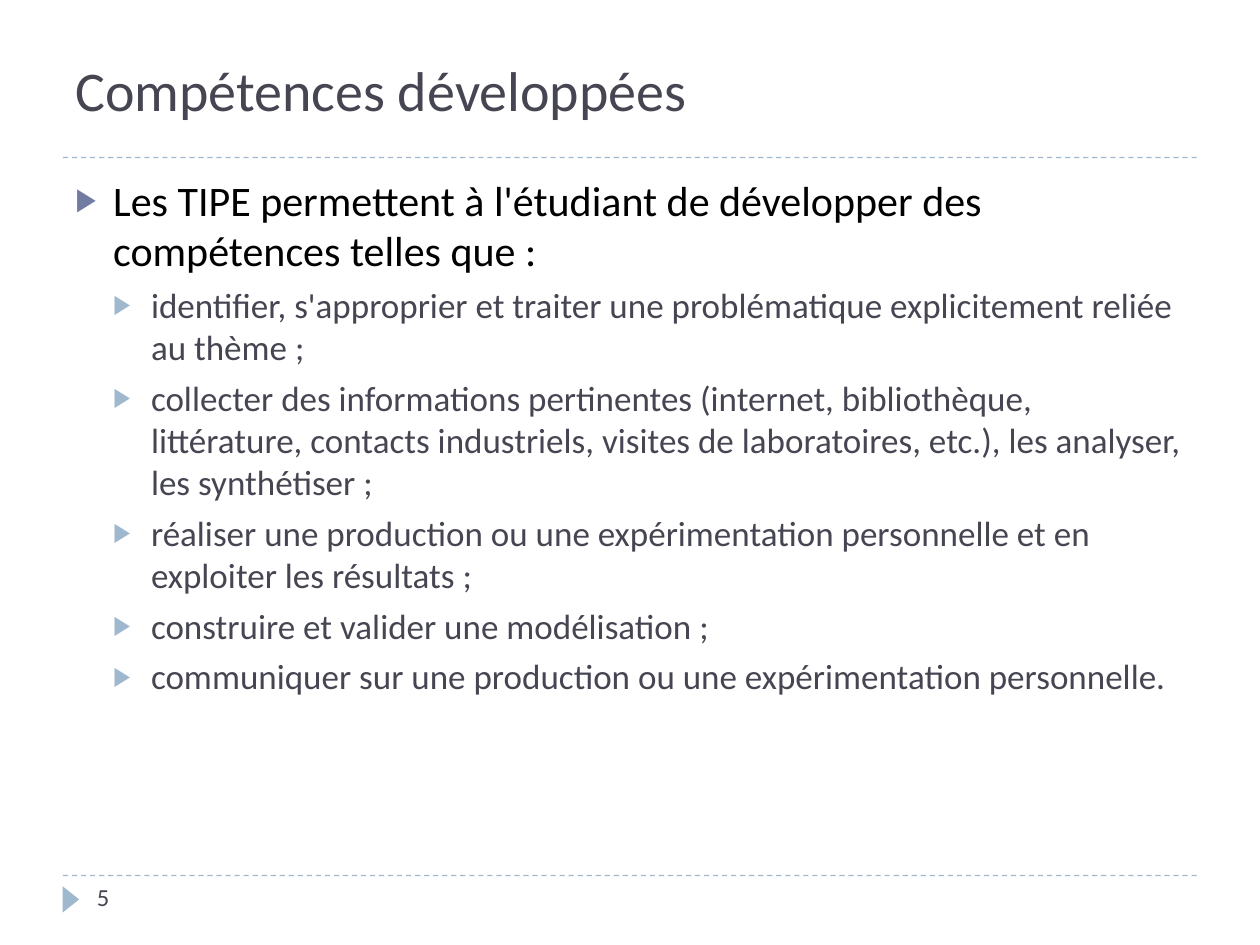
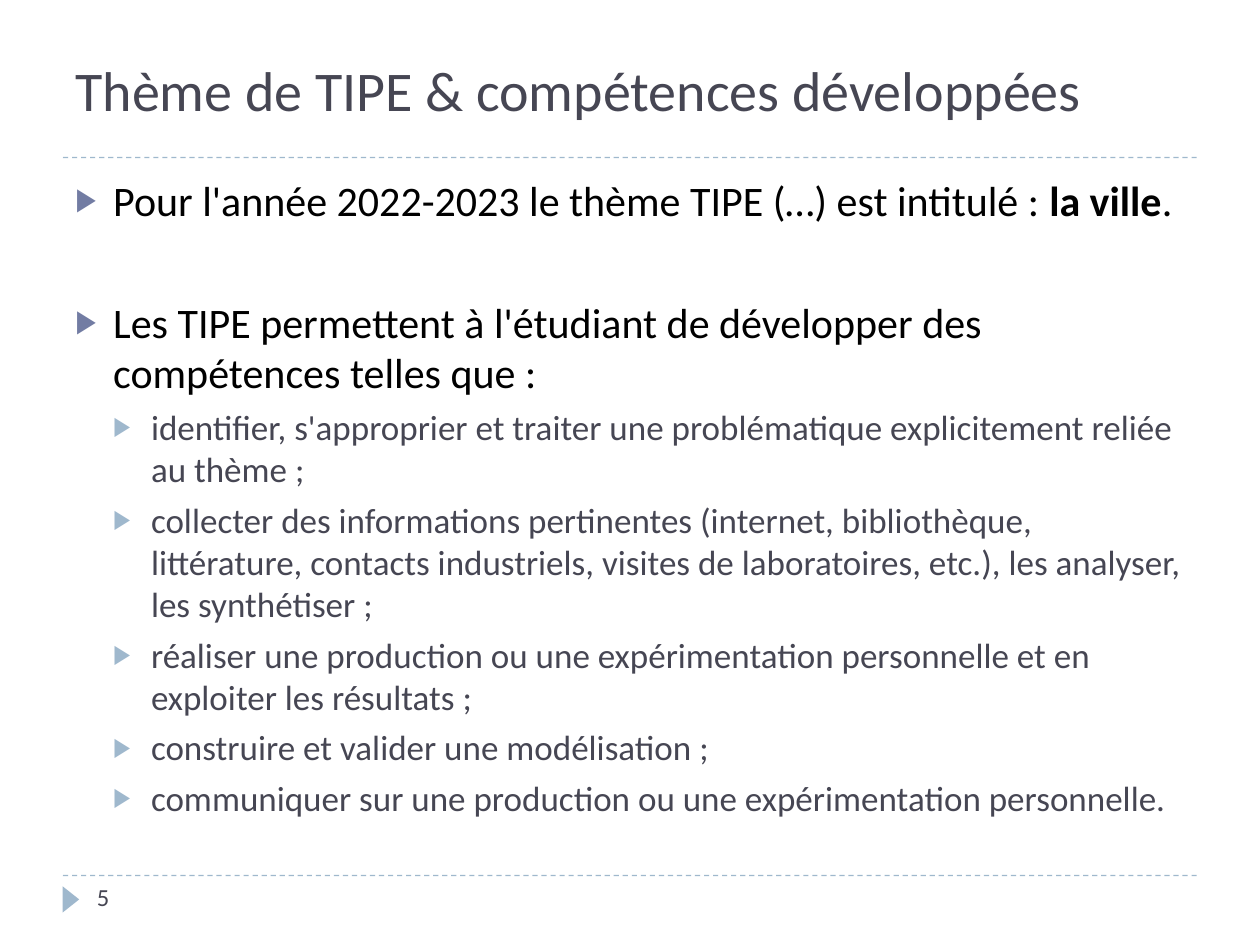
Before and after one commit to xpessoles/TIPE, a slide deck: slide 5 of Introduction_TIPE_2021_2022.pptx. Drawn at 1260x945 pixels with LibreOffice and Linux fonts; fonts in the diff are those of the drawing. Boxes give left, top, right and bottom in pixels: in the first picture for what was removed or moved away, otherwise in the second. Text is boxed around its words. In the diff, an @@ line names an element or a change of style, - is before the commit and + after.

```diff
--- a/Introduction_TIPE_2021_2022.pptx
+++ b/Introduction_TIPE_2021_2022.pptx
@@ title at (75,72,1080,120): text changed @@
-Compétences développées
+Thème de TIPE & compétences développées
@@ text at (113,186,1173,217): paragraph added @@
+▶ Pour l'année 2022-2023 le thème TIPE (…) est intitulé : la ville.
```
Also in this commit, not shown: 4 other slides changed, 2 slides added, 1 slide removed.
